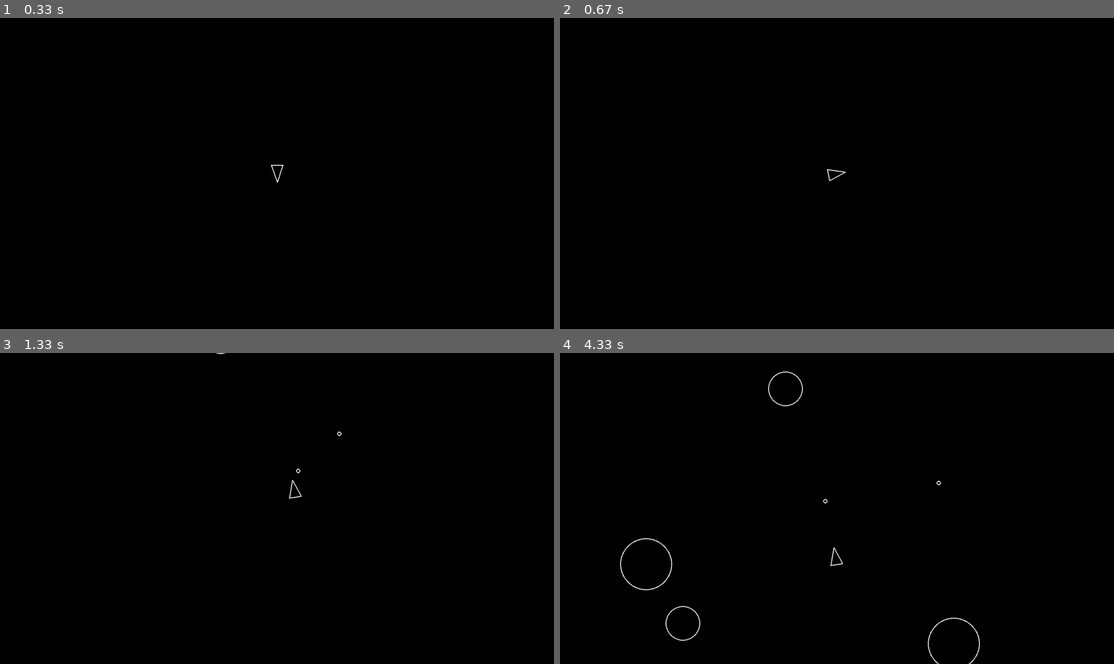
Above: before the commit, frames 1-4 (two rows, left to right).
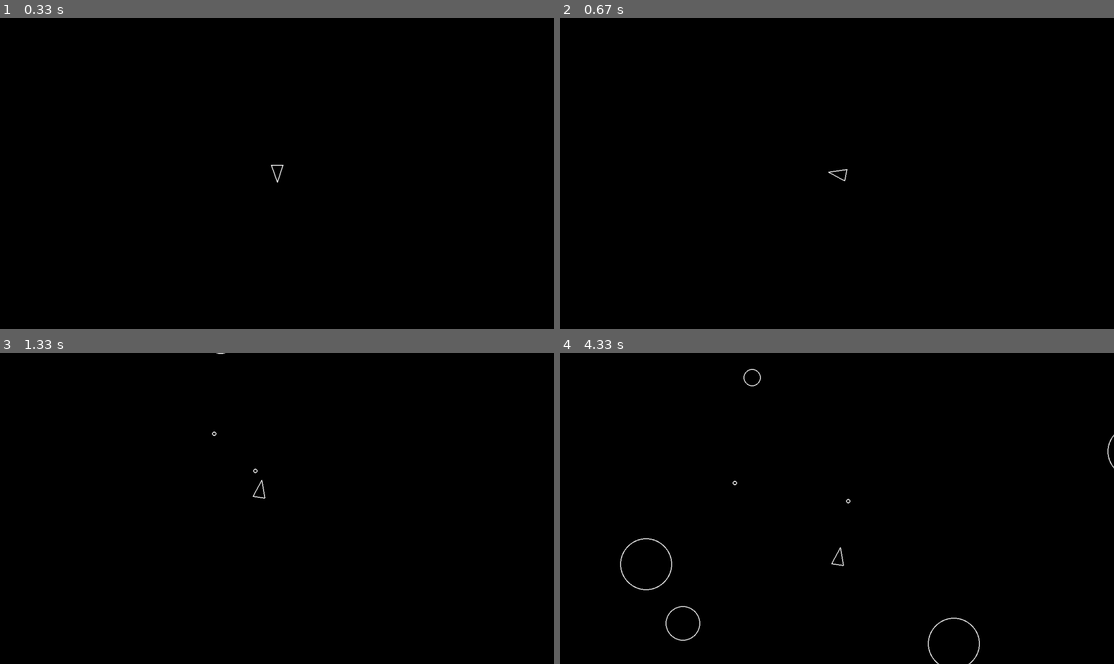
Above: after the commit, the same moments.

Repository: omegaulti/Pygames-Asteroids
Game: pygame game, started from main.py
Two runs of this game, one before a commit and one after it. Both use one fixed random seed, a clock stepped at 60 frames per second and the inputs below.
Inputs:
- Up to frame 1 (0.33 s): no input
- Up to frame 2 (0.67 s): hold D from 0.33 s (still down)
- Up to frame 3 (1.33 s): release D at 0.8 s; hold W 0.83-1.13 s; tap Space at 0.9, 1.23 s; hold D from 1.17 s (still down)
- Up to frame 4 (4.33 s): tap Space at 1.53, 1.73, 2.03, 2.3, 2.63, 2.93, 3.07, 3.47, 3.77, 4.13 s; release D at 1.63 s; hold A 1.67-2.2 s; hold S 2.23-2.53 s; hold A 2.57-2.97 s; hold W 3-3.37 s; hold D 3.4-4.03 s; hold S from 4.07 s (still down)

Frame 1 is identical in both runs. In frame 2, less than 0.1% of the frame differs, in the area x 48-52%, y 48-53%; in frame 3, 0.1%; in frame 4, 0.3%, in the area x 31-100%, y 5-69%.

Commit message:
Corrected inverted rotate

Diff:
--- a/player.py
+++ b/player.py
@@ -32,9 +32,9 @@
         keys = pygame.key.get_pressed()
 
         if keys[pygame.K_a]:
+            self.rotate(dt * -1)
+        if keys[pygame.K_d]:
             self.rotate(dt)
-        if keys[pygame.K_d]:
-            self.rotate(dt * -1)
         if keys[pygame.K_w]:
             self.move(dt)
         if keys[pygame.K_s]:
